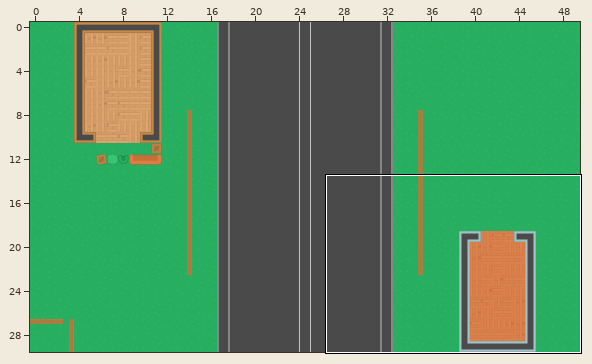
Tiled map: maps/level1.tmx. The first picture is a wide view before the edit; the outline marks the close-up.
Close-up. Before the edit:
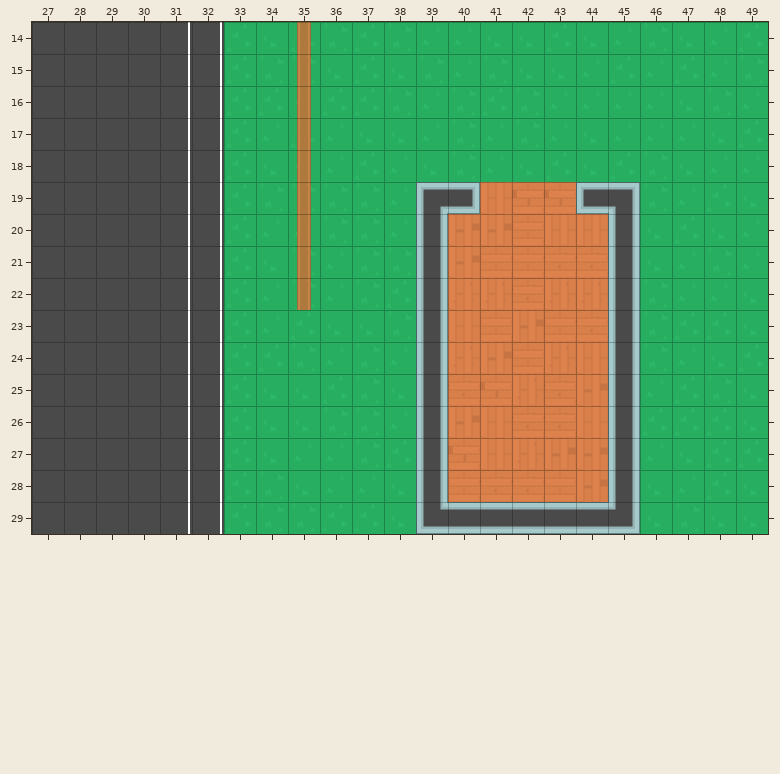
Cells are 64x64 px. Shown: x 27..49, y 14..29. The commit also changed other parts of the map, which this record leaves out.
The same view after the edit:
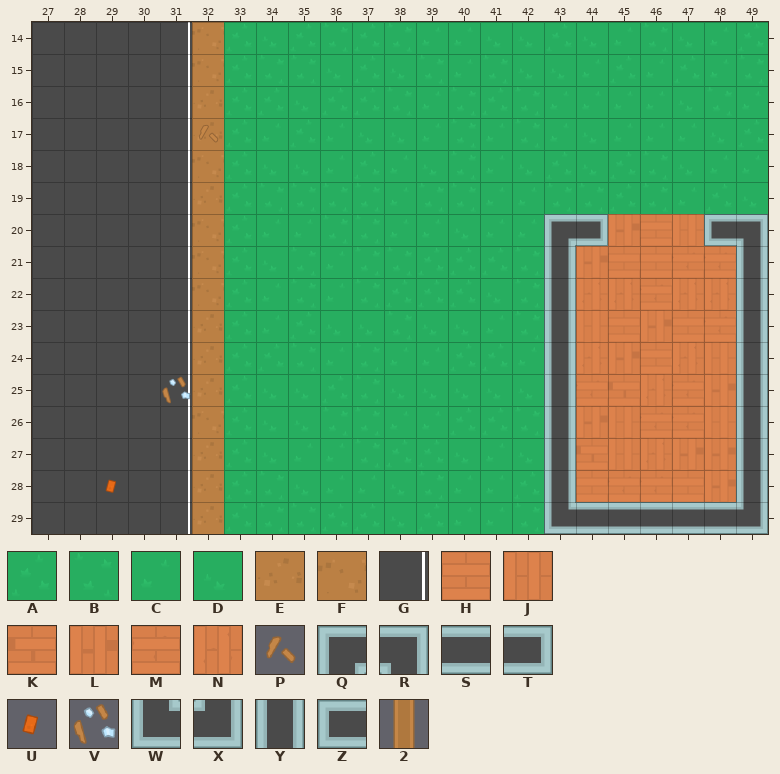
Key: from "Kenney Topdown Shooter Pack": A 0, B 1, C 2, D 3, E 4, F 5, G 35, H 68, J 69, K 70, L 71, M 72, N 73, P 265, Q 279, R 280, S 281, T 284, U 289, V 292, W 306, X 307, Y 308, Z 312, 2 440.
_ is an empty cell, # one hidden under a higher layer.
What changed:
Layer "ground":
y 14..15: x 32 G -> F
y 16..17: x 32 G -> E
y 18: x 32 G -> F
y 19: x 32 G -> E; x 39..45 ##JKK## -> BBCCBBA
y 20: x 32 G -> F; x 39..44 #LLHJJ -> CDCC##; x 46..47 DA -> HJ
y 21: x 32 G -> F; x 39..49 #LHHMM#DCBC -> AAAB#LHHMM#
y 22: x 32 G -> F; x 39..42 #NNM -> AADB; x 45..49 #BCCD -> NMNN#
y 23: x 32 G -> E; x 39..43 #JHLH -> DDCB#; x 45..49 #BAAD -> HLHM#
y 24: x 32 G -> E; x 39..43 #NLHN -> CAAC#; x 46..49 BCDA -> HNJ#
y 25: x 32 G -> E; x 39..44 #MKNML -> DDDD#M; x 46..49 CABD -> NML#
y 26: x 32 G -> F; x 39..43 #LJMM -> CAAB#; x 45..49 #AAAD -> JMMJ#
y 27: x 32 G -> E; x 39..42 #KJN -> ADCD; x 44..49 L#CDAA -> KJNLL#
y 28: x 32 G -> E; x 39..44 #HMMHL -> BCCA#H; x 46..49 DCAD -> MHL#
y 29: x 32 G -> E; x 39..42 #### -> ACCB; x 46..49 DBDD -> ####
Layer "walls":
y 14..18: x 35 2 -> _
y 19: x 35 2 -> _; x 39..40 QT -> __; x 44..45 ZR -> __
y 20: x 35 2 -> _; x 39 Y -> _; x 43..45 __Y -> QT_; x 48..49 __ -> ZR
y 21..22: x 35 2 -> _; x 39 Y -> _; x 43 _ -> Y; x 45 Y -> _; x 49 _ -> Y
y 23..28: x 39 Y -> _; x 43 _ -> Y; x 45 Y -> _; x 49 _ -> Y
y 29: x 39..43 WSSSS -> ____W; x 45..49 X____ -> SSSSX
Layer "objects":
y 17: x 32 _ -> P
y 25: x 31 _ -> V
y 28: x 29 _ -> U
Pixel boxes of the changes (left, top, right, bottom) in both close-ups:
changed: (162, 22, 224, 534)
removed: (297, 22, 311, 310)
changed: (416, 182, 768, 534)
added: (105, 479, 116, 493)
